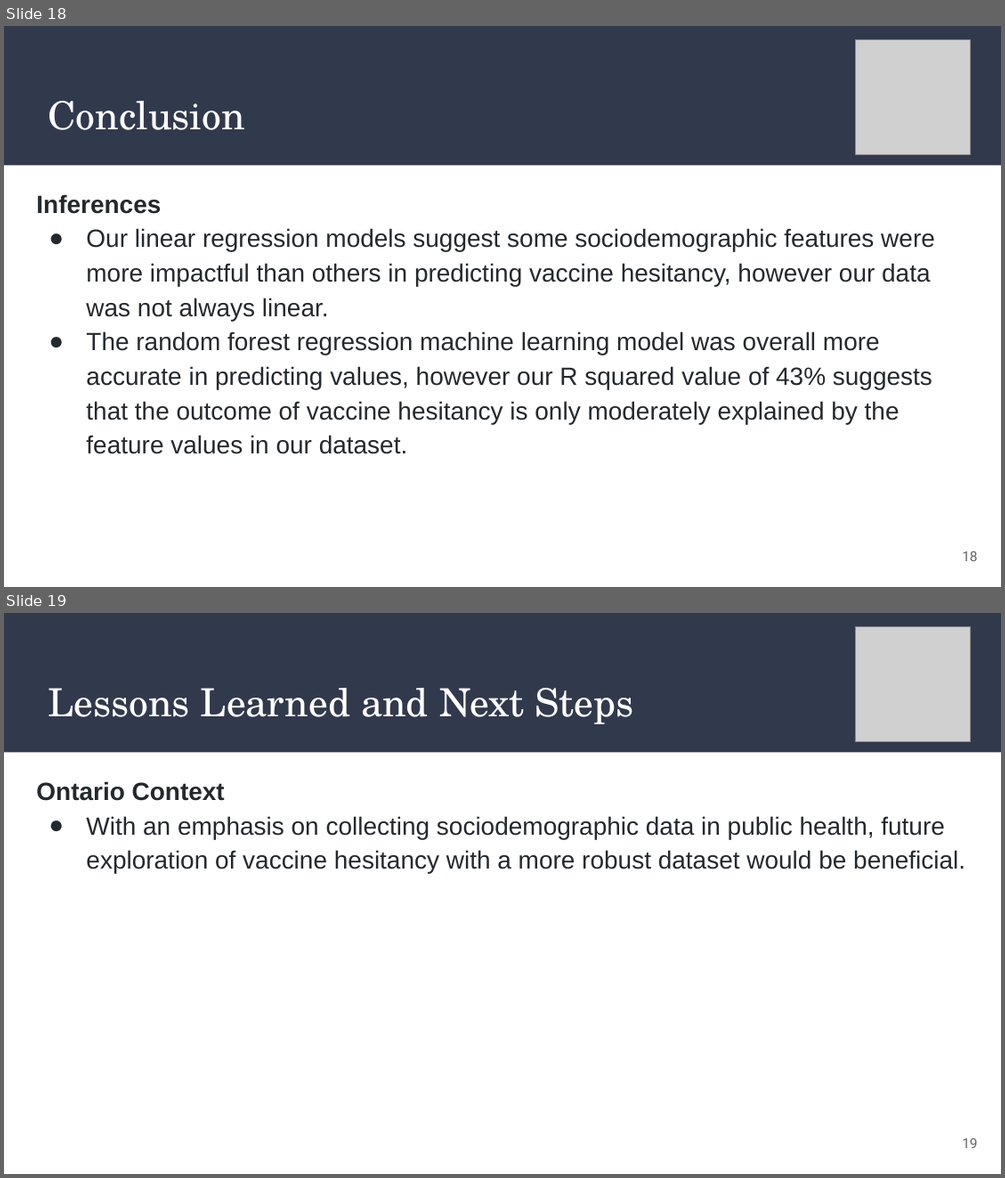
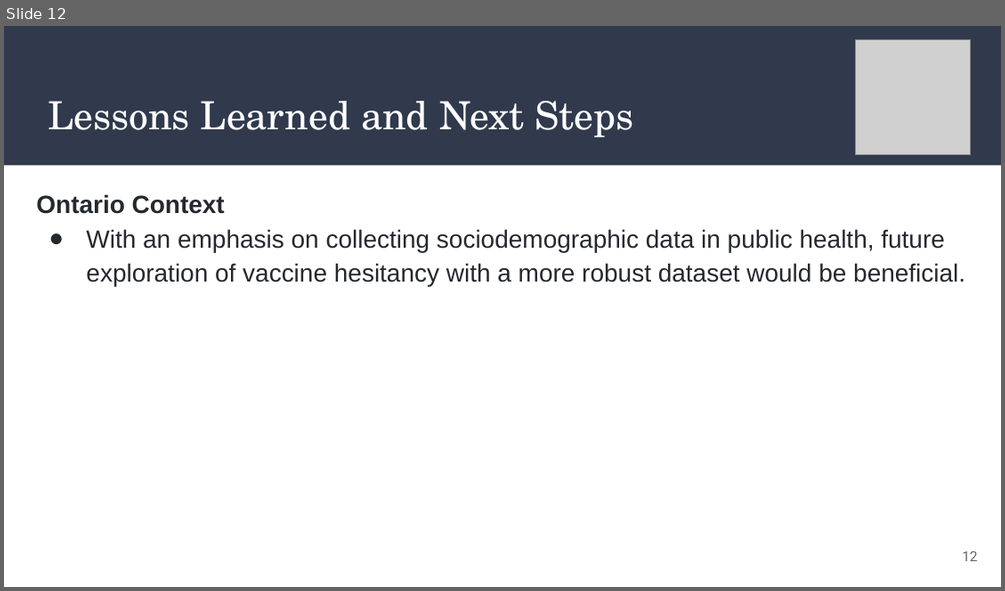
Before and after one commit to AaraniSivasekaram/Predictive_Modelling_Project, a slide deck: Vaccine Hesitancy Presentation.pptx. Shown one above the other, each under a label of ours: slides 18 and 19 before the commit, slide 12 after it. The pictures are 1005x1178 and 1005x591 pixels, drawn with LibreOffice and Linux fonts; fonts in the diff are those of the drawing; grey boxes stand for pictures. Boxes give left, top, right and bottom in pixels: in the first picture for what was removed or moved away, otherwise in the second. Text is boxed around its words. In the diff, an @@ line names an element or a change of style, - is before the commit and + after.

```diff
--- a/Vaccine Hesitancy Presentation.pptx
+++ b/Vaccine Hesitancy Presentation.pptx
@@ slide 18 removed at bbox=[4, 26, 1001, 587], background #FFFFFF; not listed: 1 template element that a slide beside it also shows @@
@@ picture removed at bbox=[855, 40, 971, 156] @@
@@ title removed at bbox=[48, 101, 244, 130] @@
-Conclusion
@@ text removed at bbox=[36, 194, 935, 454] @@
-Inferences
-● Our linear regression models suggest some sociodemographic features were more impactful than others in predicting vaccine hesitancy, however our data was not always linear.
-● The random forest regression machine learning model was overall more accurate in predicting values, however our R squared value of 43% suggests that the outcome of vaccine hesitancy is only moderately explained by the feature values in our dataset.
@@ page number removed at bbox=[962, 551, 977, 561] @@
-18
@@ what was slide 19 is now slide 12 @@
@@ page number at bbox=[962, 551, 977, 561]: text changed @@
-19
+12
```
Also in this commit, not shown: 6 slides changed, 4 slides added, 9 other slides removed.
